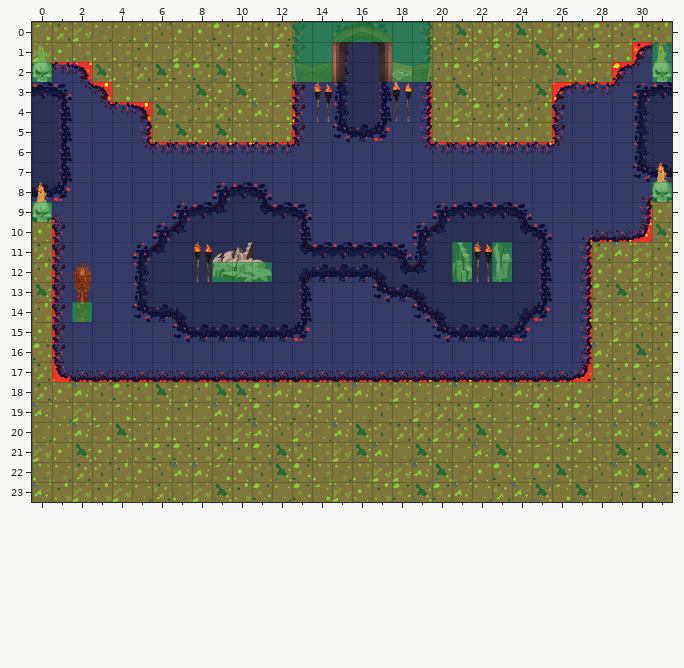
Tiled map, stored at levels_tmx/tmx/fire_5.tmx. The picture above is the old version.
Cells are 32x32 px. Shown: x 0..31, y 0..23.
Now the later version:
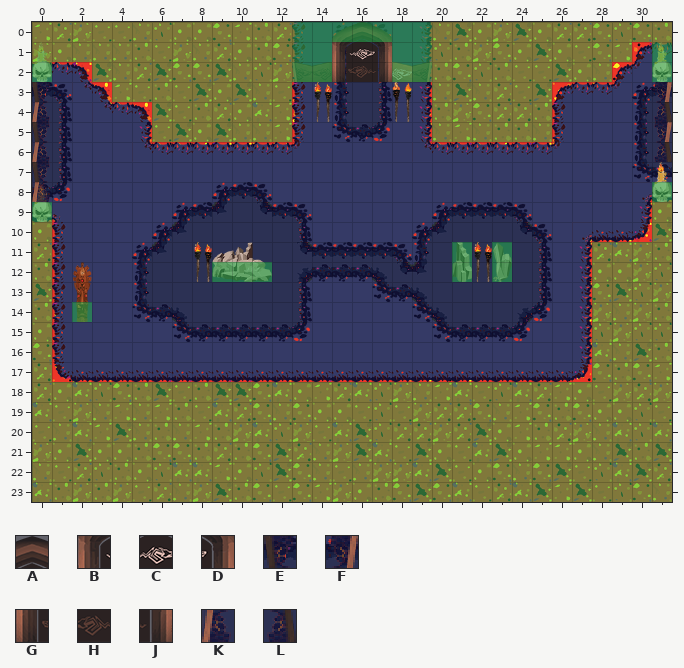
Key: from "Fire of the Damned Tileset-06-": A 2, B 13, C 14, D 15, E 18, F 19, G 25, H 26, J 27, K 30, L 31.
_ is an empty cell.
Tiles of an added or newly shown layer are drawn over the layers below it.
See-through tiles are keyed as they look on the map.
The edit:
Layer "DBNorth" (now shown):
Tile A is added in row 0 at x 16.
Tile B is added in row 1 at x 15.
Tile C is added in row 1 at x 16.
Tile D is added in row 1 at x 17.
Tile G is added in row 2 at x 15.
Tile H is added in row 2 at x 16.
Tile J is added in row 2 at x 17.
Layer "DBWest" (now shown):
Tile E is added in row 3 at x 0; in row 5 at x 0; in row 7 at x 0.
Tile K is added in row 4 at x 0; in row 6 at x 0; in row 8 at x 0.
Layer "DBEast" (now shown):
Tile F is added in row 3 at x 31; in row 5 at x 31.
Tile L is added in row 4 at x 31; in row 6 at x 31.
Pixel boxes of the changes (left, top, right, bottom) in both pictures:
added: (332, 22, 390, 82)
added: (32, 82, 50, 202)
added: (654, 82, 672, 162)
